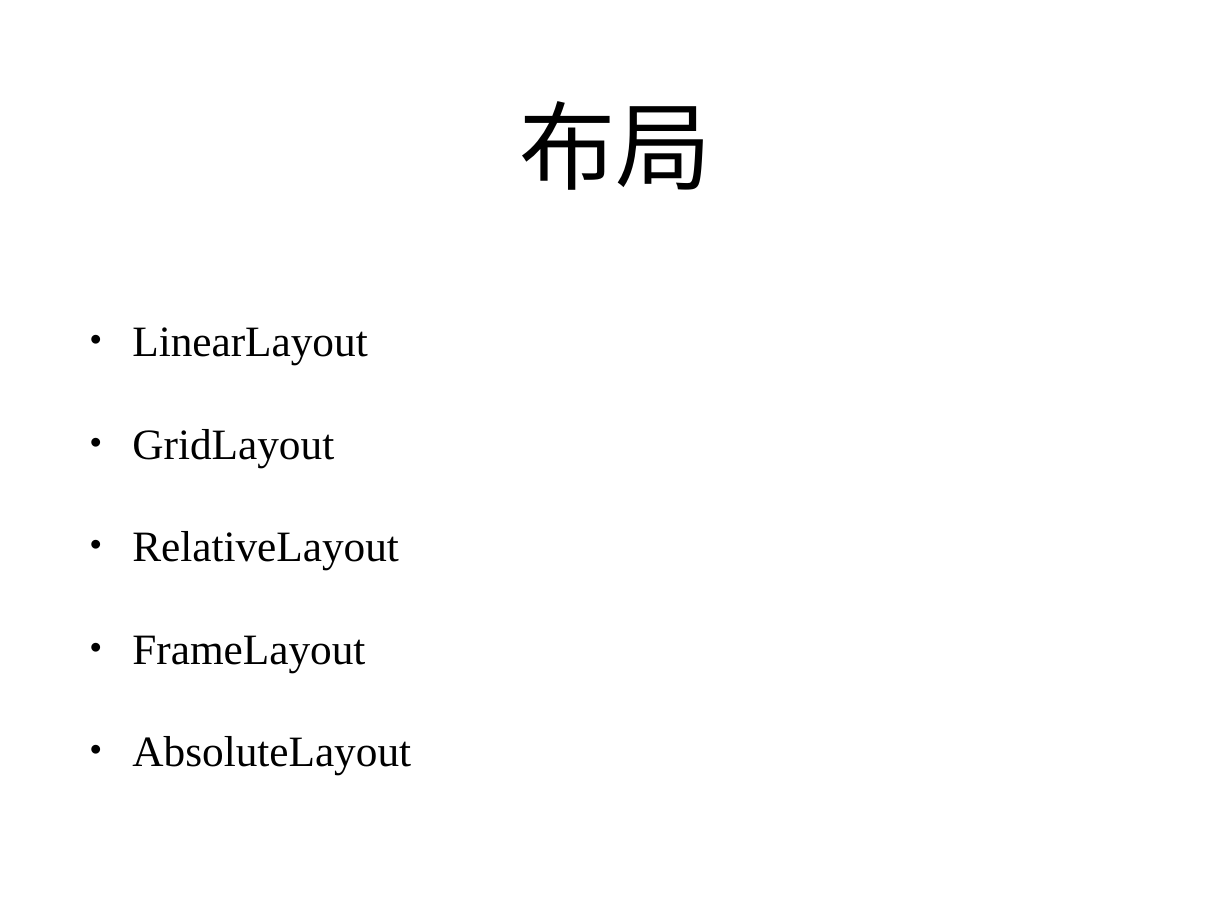
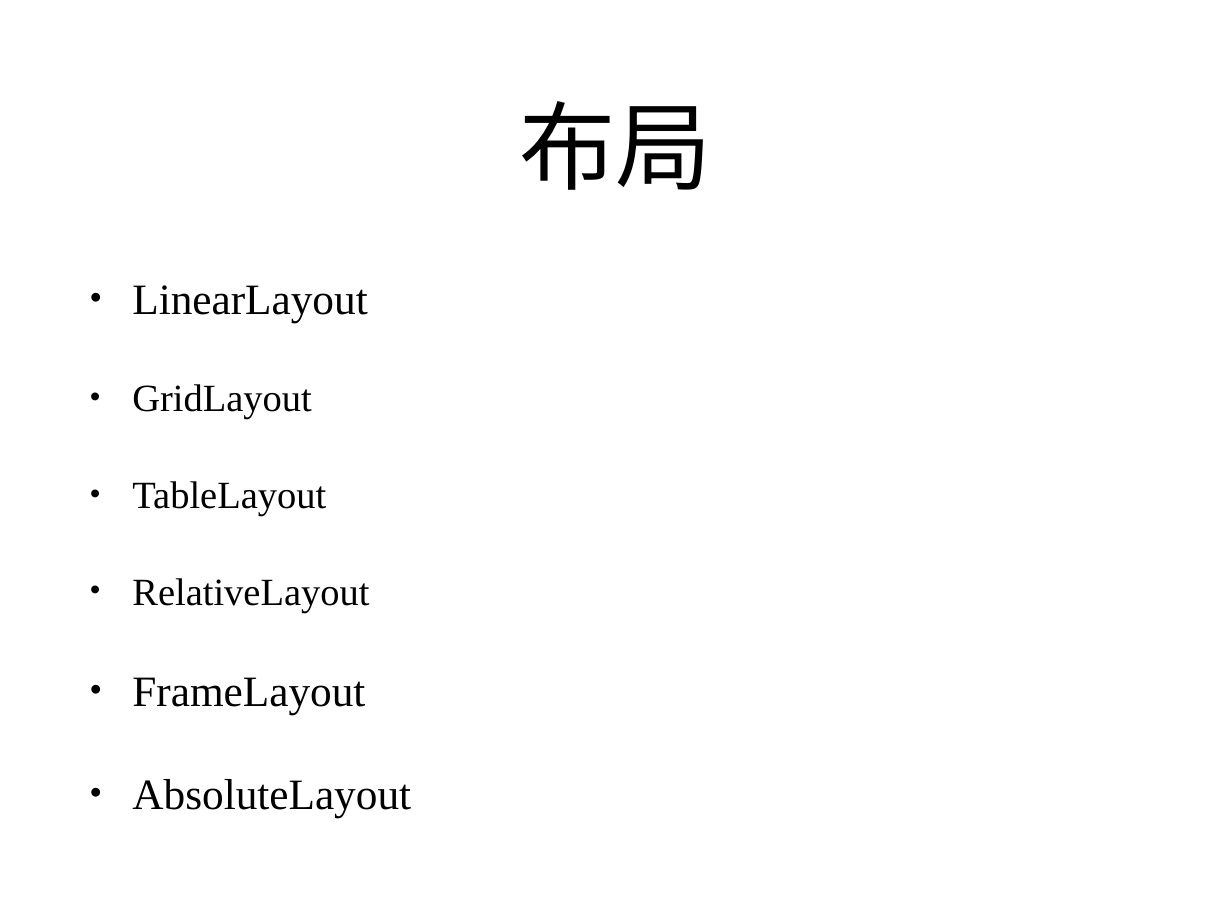
Before and after one commit to zhutao2015/JavaCourse, a slide deck: slide 5 of Android/lesson1-geoquiz/android.pptx. Drawn at 1232x924 pixels with LibreOffice and Linux fonts; fonts in the diff are those of the drawing. Boxes give left, top, right and bottom in pixels: in the first picture for what was removed or moved away, otherwise in the second. Text is boxed around its words. In the diff, an @@ line names an element or a change of style, - is before the commit and + after.

```diff
--- a/Android/lesson1-geoquiz/android.pptx
+++ b/Android/lesson1-geoquiz/android.pptx
@@ text at bbox=[132, 384, 369, 613]: size 36 to 32 pt in "GridLayout", "RelativeLayout" @@
@@ text at bbox=[132, 481, 326, 516]: paragraph added @@
+• TableLayout
```
Also in this commit, not shown: 2 other slides changed, 2 slides added, 10 other files.
